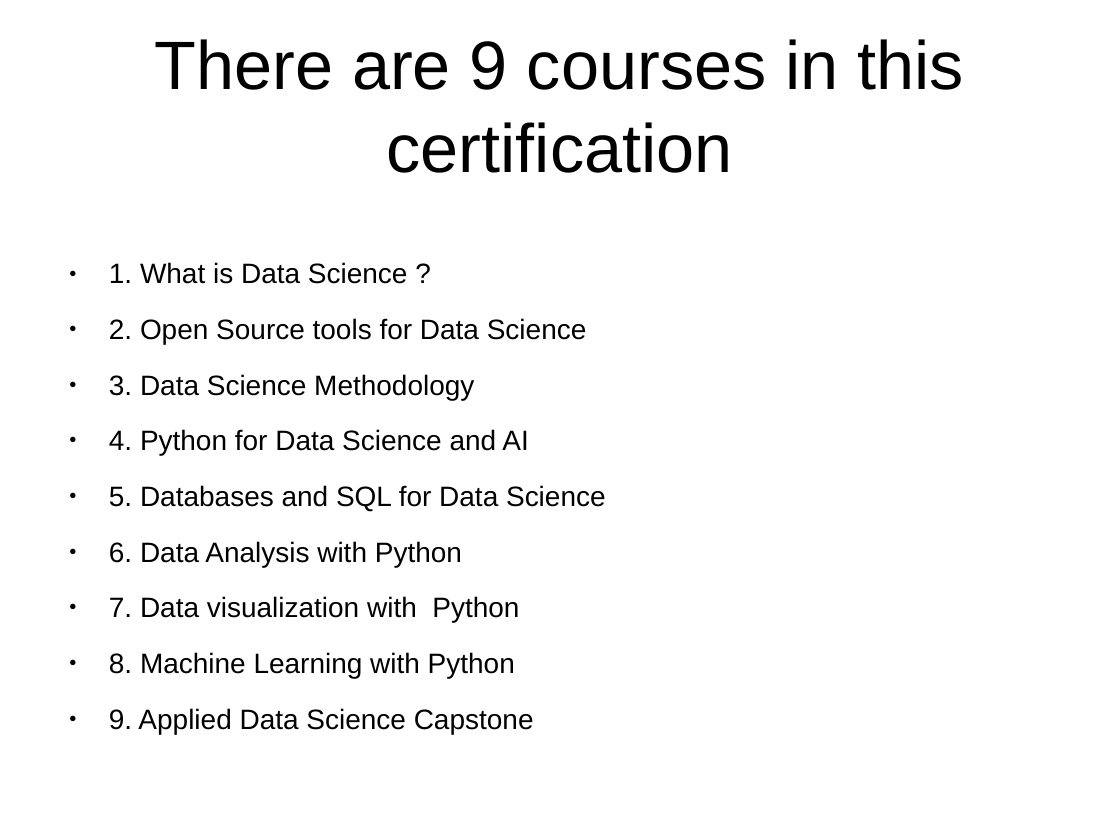
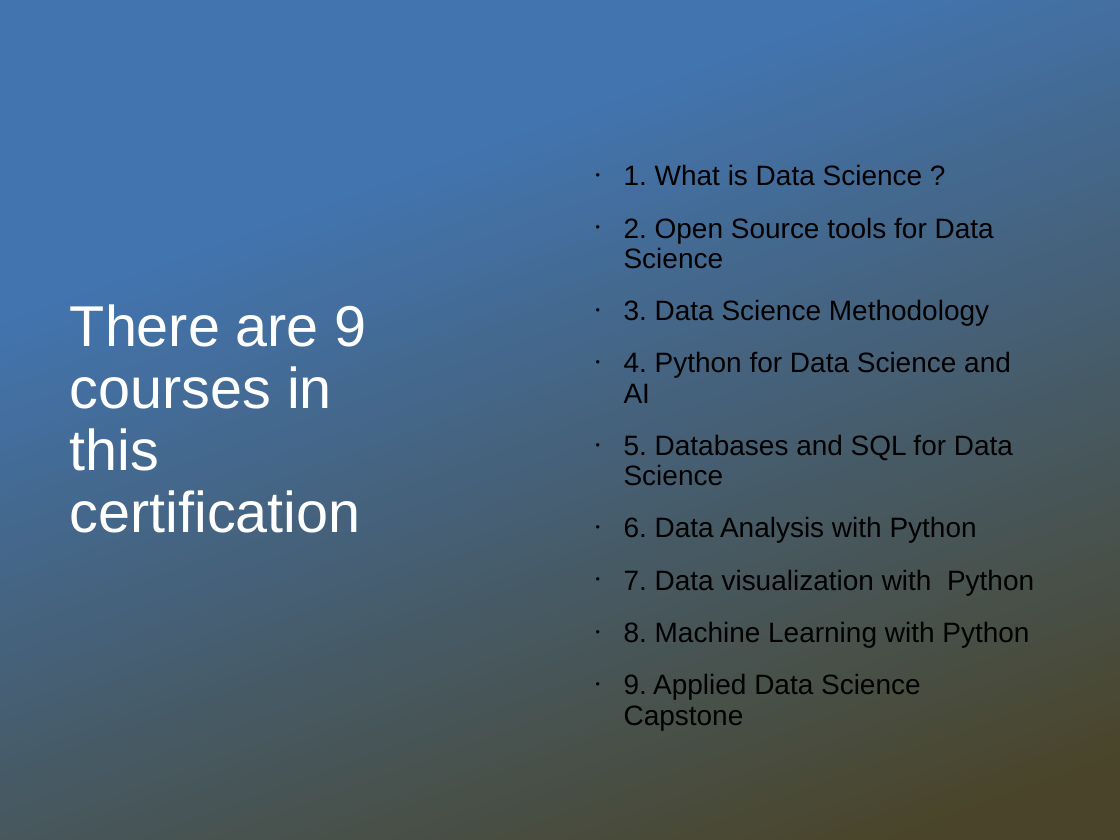
Before and after one commit to Cambi15/Coursera_Capstone-1, a slide deck: slide 2 of presentation.pptx. Drawn at 1120x840 pixels with LibreOffice and Linux fonts; fonts in the diff are those of the drawing; background and template pictures are left out. Boxes give left, top, right and bottom in pixels: in the first picture for what was removed or moved away, otherwise in the second. Text is boxed around its words. In the diff, an @@ line names an element or a change of style, - is before the commit and + after.

```diff
--- a/presentation.pptx
+++ b/presentation.pptx
@@ rectangle added at <box>0,0,1120,840</box>, fill gradient #4274AF to #4A452A @@
@@ text "1. What is Data Science ...": place and size @@
-text "1. What is Data Science ..." at <box>109,262,606,678</box>
+text "1. What is Data Science ..." at <box>624,164,1034,730</box>
@@ text "1. What is Data Science ..." at <box>624,164,1034,730</box>: bullet ● to •; line spacing 1 to 0.9; vertical alignment top to middle @@
@@ text "There are 9 courses in ...": place and size @@
-text "There are 9 courses in ..." at <box>154,39,964,173</box>
+text "There are 9 courses in ..." at <box>70,304,367,533</box>
@@ text "There are 9 courses in ..." at <box>70,304,367,533</box>: size 44 to 37 pt, text colour #000000 to #FFFFFF; alignment centre to left; line spacing 1 to 0.9; more space between paragraphs @@
```
Also in this commit, not shown: 11 other slides changed.
